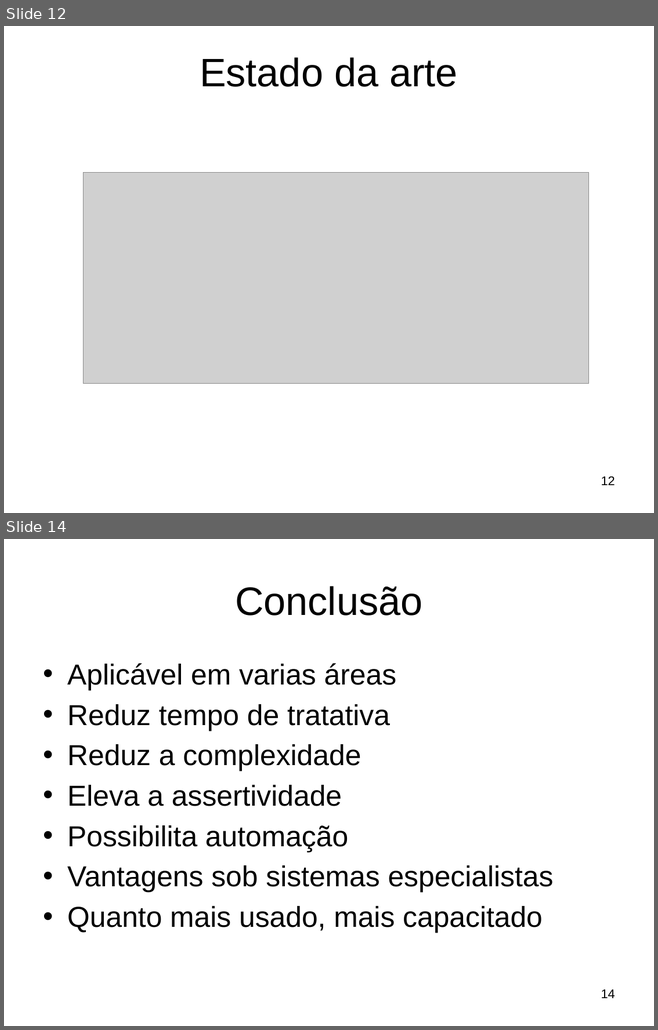
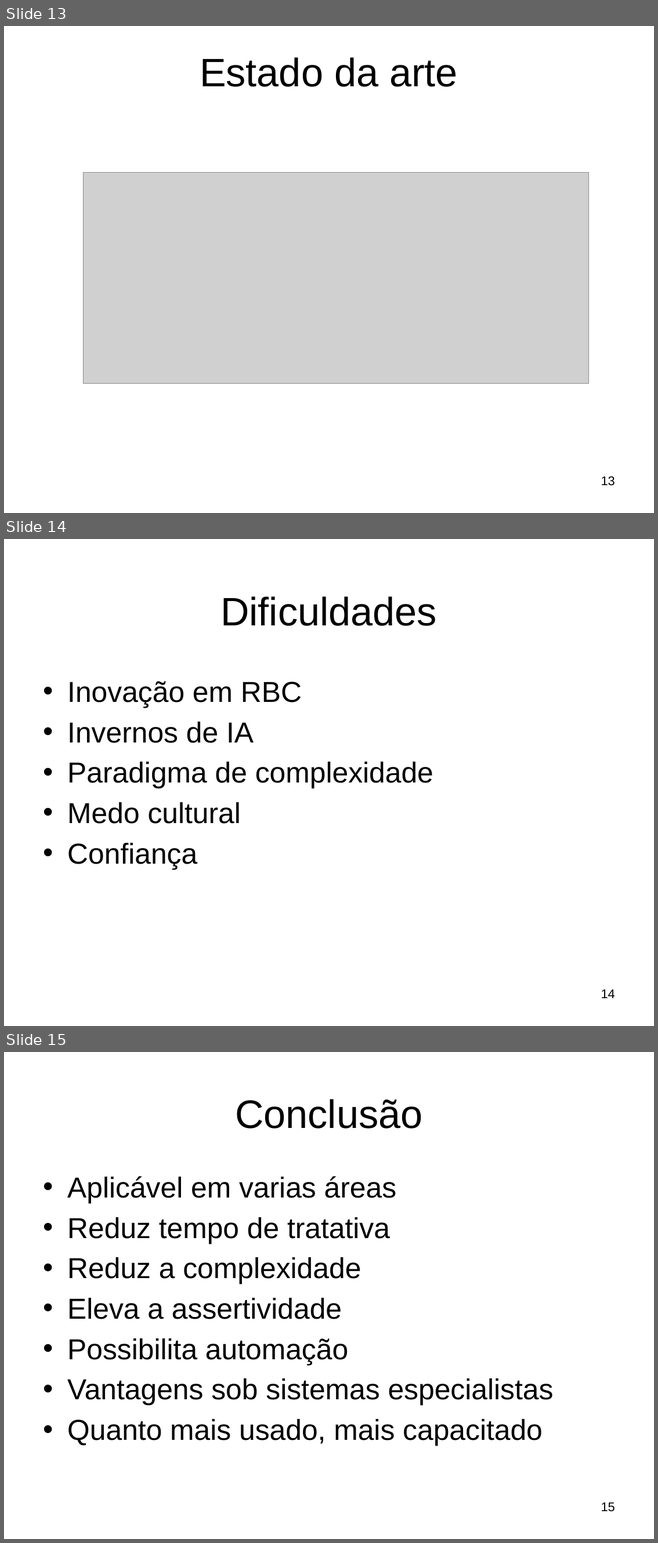
Before and after one commit to leticiawoelfer/algoritmo-genetico-IA, a slide deck: Seminário/Rascunho Douglas/Apresentação Raciocinio Baseado em Casos.pptx. Shown one above the other, each under a label of ours: slides 12 and 14 before the commit, slides 13, 14 and 15 after it; the slides between them are not shown. The pictures are 658x1030 and 658x1543 pixels, drawn with LibreOffice and Linux fonts; fonts in the diff are those of the drawing; grey boxes stand for pictures; background and template pictures are left out. Boxes give left, top, right and bottom in pixels: in the first picture for what was removed or moved away, otherwise in the second. Text is boxed around its words. In the diff, an @@ line names an element or a change of style, - is before the commit and + after.

```diff
--- a/Seminário/Rascunho Douglas/Apresentação Raciocinio Baseado em Casos.pptx
+++ b/Seminário/Rascunho Douglas/Apresentação Raciocinio Baseado em Casos.pptx
@@ slide 14 added at (4,539,654,1026), background picture (left out) @@
@@ title added at (220,596,437,626), 44 pt, text #000000 @@
+Dificuldades
@@ text added at (67,681,433,870), 32 pt, text #000000 @@
+• Inovação em RBC
+• Invernos de IA
+• Paradigma de complexidade
+• Medo cultural
+• Confiança
@@ page number added at (601,990,615,998), 14 pt, text #000000 @@
+14
@@ what was slide 12 is now slide 13 @@
@@ page number at (601,476,615,486): text changed @@
-12
+13
@@ what was slide 14 is now slide 15 @@
@@ page number at (601,1503,615,1512): text changed @@
-14
+15
```
Also in this commit, not shown: 1 slide changed, 1 other slide added, 1 slide removed, 1 other file.
